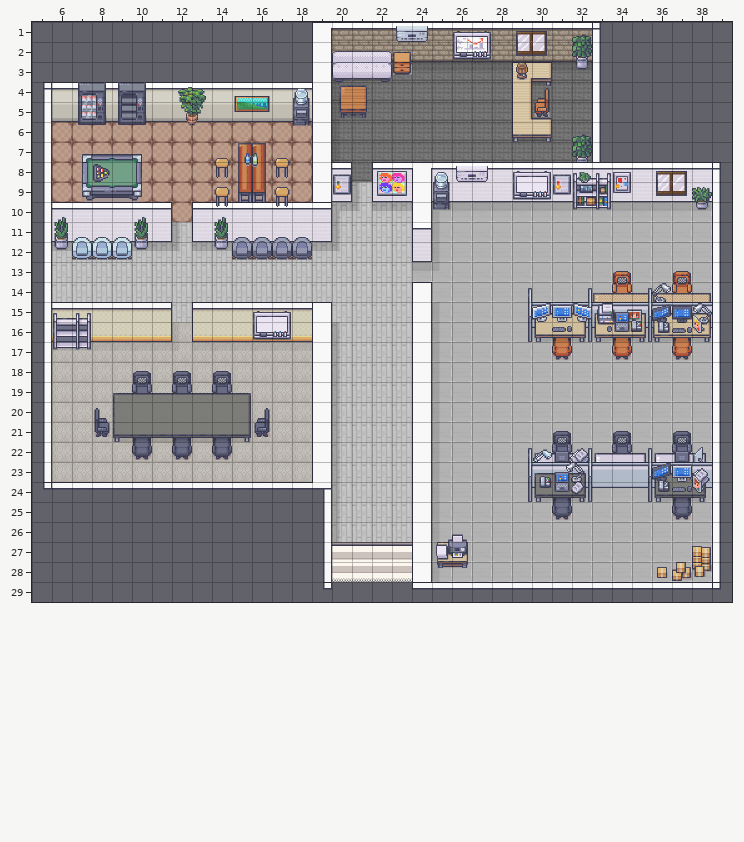
A Tiled map gets an edit: client/public/assets/map/map.tmx. Above is the file before it was changed.
Cells are 32x32 px. Shown: x 5..39, y 1..29.
Once edited:
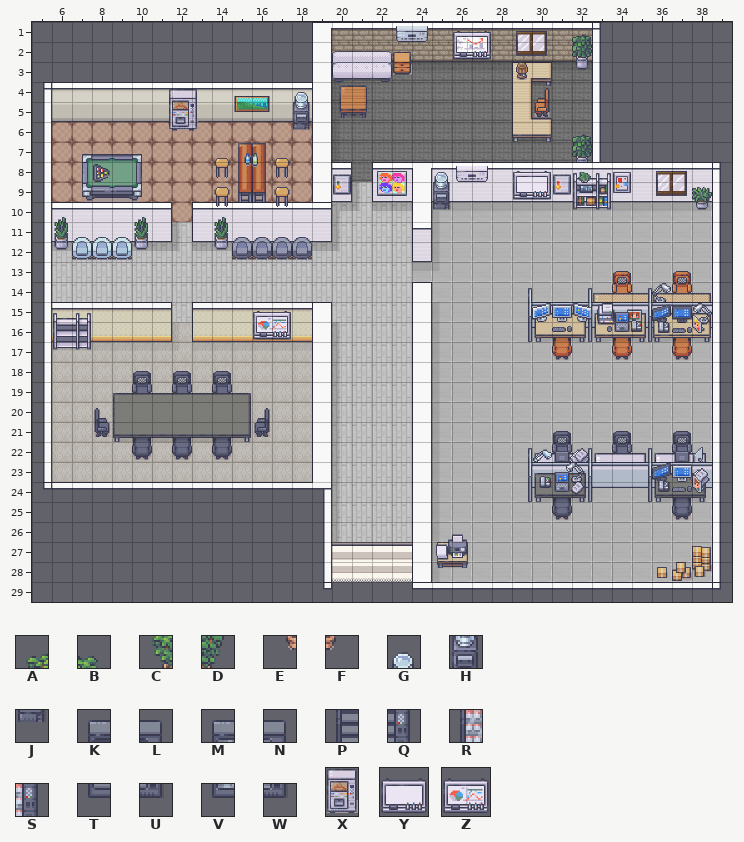
Key: from "Generic": A 904, B 905, C 920, D 921, E 936, F 937; from "Modern_Office_Black_Shadow": G 252, H 268, J 284, K 368, L 369, M 370, N 371, P 384, Q 385, R 386, S 387, T 400, U 401, V 402, W 403; from "vendingmachine": X 0; from "whiteboard": Y 0, Z 2.
Objects are placed by their top-left corner, in cells (3,4 is the top-left corner of cell 3,4); size is 1x1 cell unless given.
From the commit log: Add vending machine
The edit:
{"where": "layer \"Objects\""}
{"now": "G at 18,4"}
{"now": "H at 18,5"}
{"where": "layer \"ObjectsOnCollide\""}
{"now": "J at 18,6"}
{"was": "M at 7,3.7"}
{"was": "N at 8,3.7"}
{"was": "K at 9,3.7"}
{"was": "L at 10,3.7"}
{"was": "G at 18,3.8"}
{"was": "R at 7,4.7"}
{"was": "S at 8,4.7"}
{"was": "P at 9,4.7"}
{"was": "Q at 10,4.7"}
{"was": "H at 18,4.8"}
{"was": "V at 7,5.7"}
{"was": "W at 8,5.7"}
{"was": "T at 9,5.7"}
{"was": "U at 10,5.7"}
{"was": "J at 18,5.8"}
{"where": "layer \"GenericObjectsOnCollide\""}
{"was": "A at 12,3.7"}
{"was": "B at 13,3.7"}
{"was": "C at 12,4.7"}
{"was": "D at 13,4.7"}
{"was": "E at 12,5.7"}
{"was": "F at 13,5.7"}
{"where": "layer \"Whiteboard\""}
{"now": "Z at 16,15 size 2x2"}
{"was": "Y at 16,15 size 2x2"}
{"where": "layer \"VendingMachine\" (added)"}
{"now": "X at 11.8,4.3 size 1.5x2.2"}
{"label":"removed","picture_box":[78,82,147,125]}
{"label":"changed","picture_box":[169,87,206,131]}
{"label":"changed","picture_box":[293,88,311,130]}
{"label":"changed","picture_box":[258,318,286,332]}
